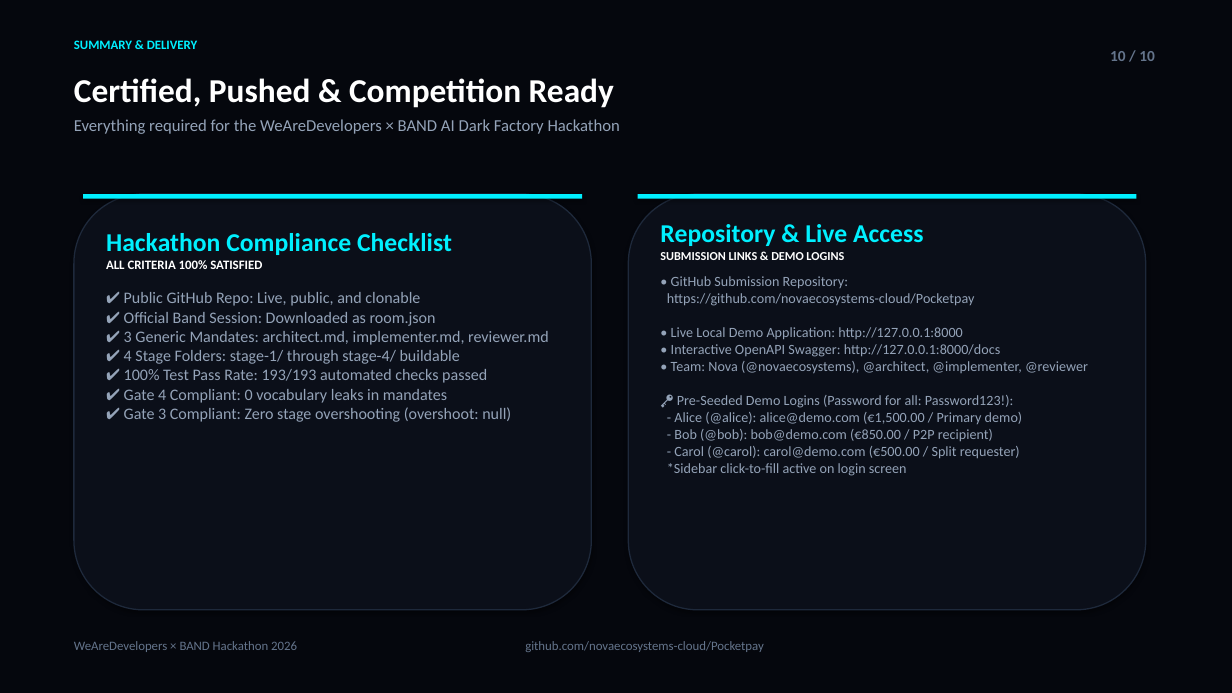
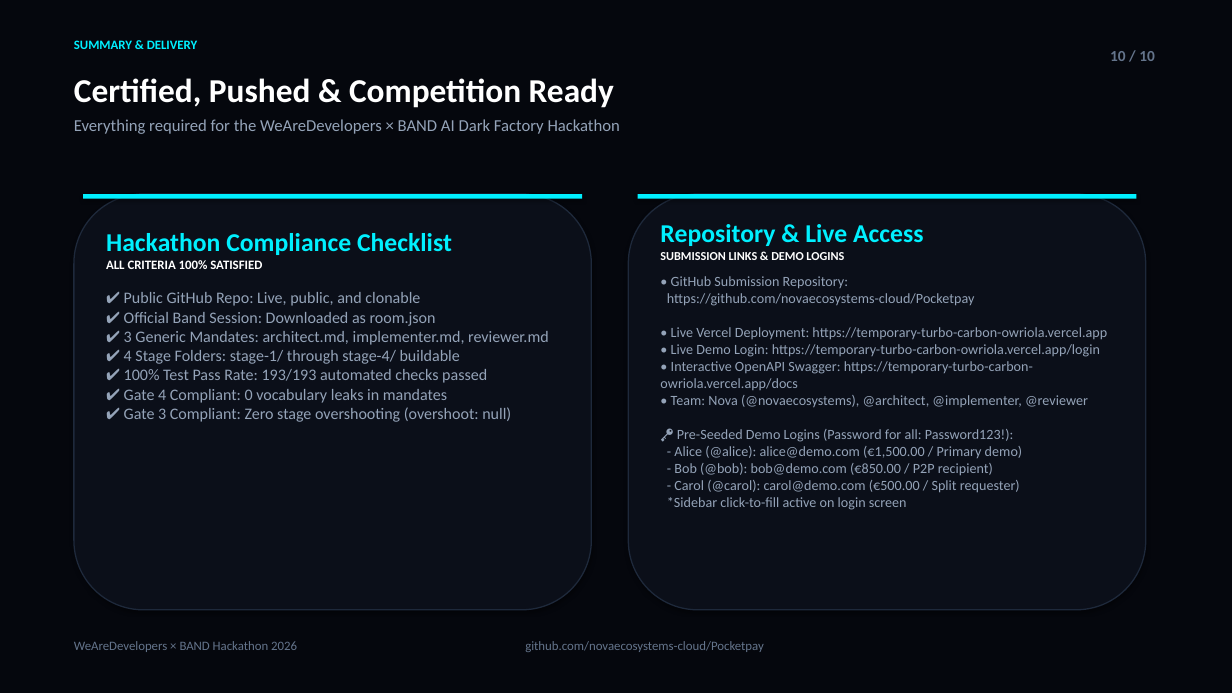
Before and after one commit to novaecosystems-cloud/Pocketpay, a slide deck: slide 10 of Pocketpay_Pitch_Deck.pptx. Drawn at 1232x693 pixels with LibreOffice and Linux fonts; fonts in the diff are those of the drawing. Boxes give left, top, right and bottom in pixels: in the first picture for what was removed or moved away, otherwise in the second. Text is boxed around its words. In the diff, an @@ line names an element or a change of style, - is before the commit and + after.

Commit message:
feat(deploy): configure and deploy Pocketpay on Vercel with live demo and pitch deck updates

```diff
--- a/Pocketpay_Pitch_Deck.pptx
+++ b/Pocketpay_Pitch_Deck.pptx
@@ text at [660, 276, 1107, 510]: text changed @@
-• GitHub Submission Repository:
-https://github.com/novaecosystems-cloud/Pocketpay
-• Live Local Demo Application: http://127.0.0.1:8000
-• Interactive OpenAPI Swagger: http://127.0.0.1:8000/docs
-• Team: Nova (@novaecosystems), @architect, @implementer, @reviewer
-🔑 Pre-Seeded Demo Logins (Password for all: Password123!):
-- Alice (@alice): alice@demo.com (€1,500.00 / Primary demo)
-- Bob (@bob): bob@demo.com (€850.00 / P2P recipient)
-- Carol (@carol): carol@demo.com (€500.00 / Split requester)
-*Sidebar click-to-fill active on login screen
+• GitHub Submission Repository:
+https://github.com/novaecosystems-cloud/Pocketpay
+• Live Vercel Deployment: https://temporary-turbo-carbon-owriola.vercel.app
+• Live Demo Login: https://temporary-turbo-carbon-owriola.vercel.app/login
+• Interactive OpenAPI Swagger: https://temporary-turbo-carbon-owriola.vercel.app/docs
+• Team: Nova (@novaecosystems), @architect, @implementer, @reviewer
+🔑 Pre-Seeded Demo Logins (Password for all: Password123!):
+- Alice (@alice): alice@demo.com (€1,500.00 / Primary demo)
+- Bob (@bob): bob@demo.com (€850.00 / P2P recipient)
+- Carol (@carol): carol@demo.com (€500.00 / Split requester)
+*Sidebar click-to-fill active on login screen
```
Also in this commit, not shown: 1 other slide changed, 10 other files.
